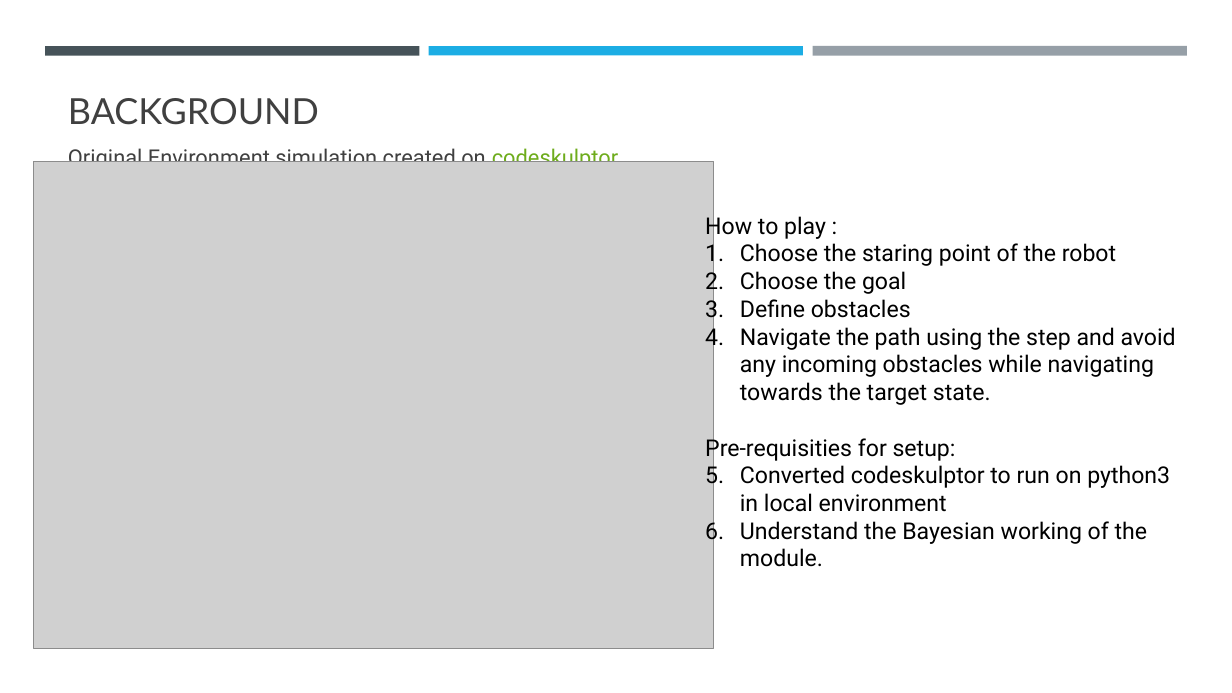
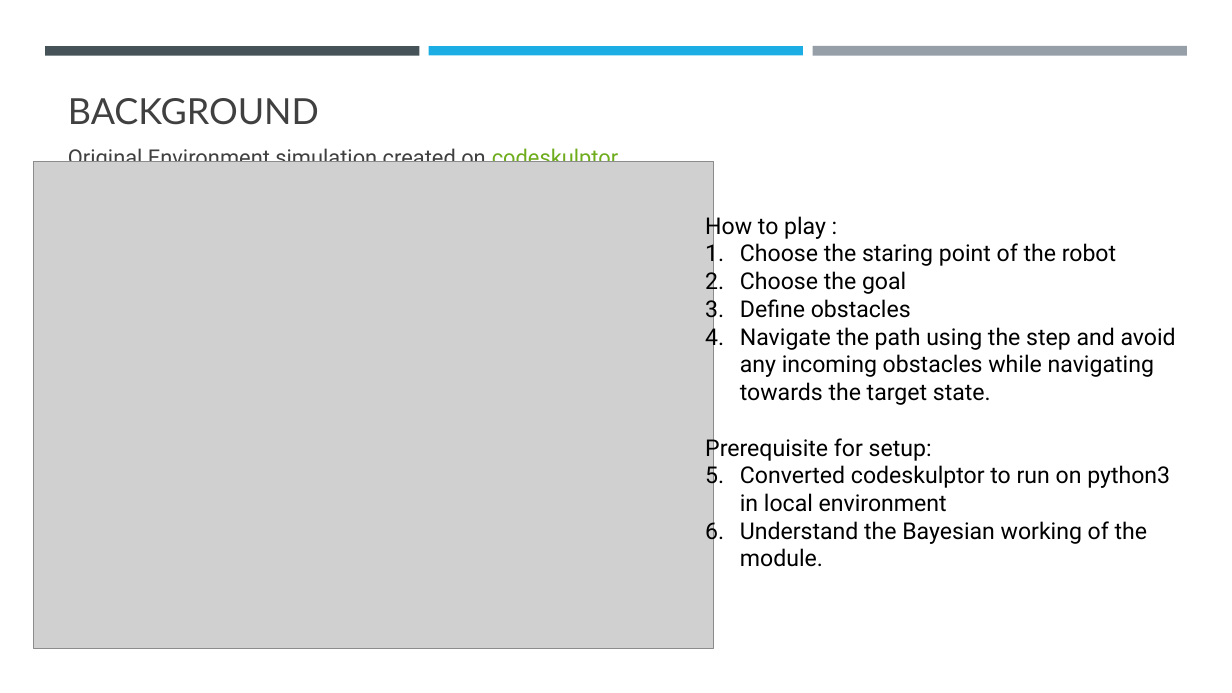
Before and after one commit to ravasconcelos/rl_obstacle_avoidance, a slide deck: slide 3 of notebook/Robot Obstacle avoidance with reinforcement learning.pptx. Drawn at 1232x693 pixels with LibreOffice and Linux fonts; fonts in the diff are those of the drawing; grey boxes stand for pictures. Boxes give left, top, right and bottom in pixels: in the first picture for what was removed or moved away, otherwise in the second. Text is boxed around its words. In the diff, an @@ line names an element or a change of style, - is before the commit and + after.

Commit message:
Updated the ppt for the presentation

```diff
--- a/notebook/Robot Obstacle avoidance with reinforcement learning.pptx
+++ b/notebook/Robot Obstacle avoidance with reinforcement learning.pptx
@@ text at [705,435,932,461]: text changed @@
-Pre-requisities for setup:
+Prerequisite for setup:
```
Also in this commit, not shown: 2 other slides changed.
